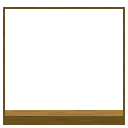
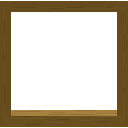
Revision of a layered 128×128 image; what changed, layer by layer:
painted on "Layer 1" over left=0, top=1, right=128, bottom=127
